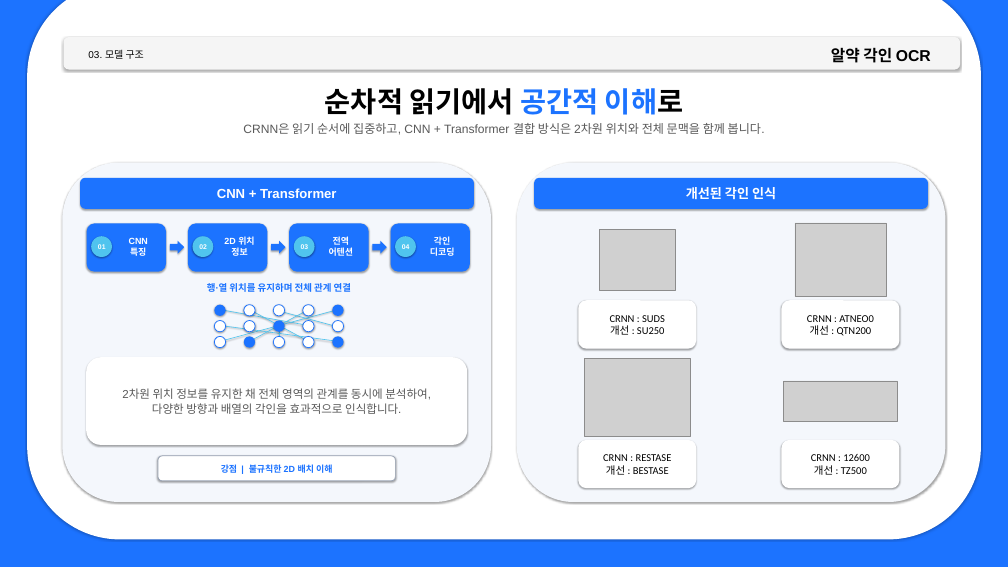
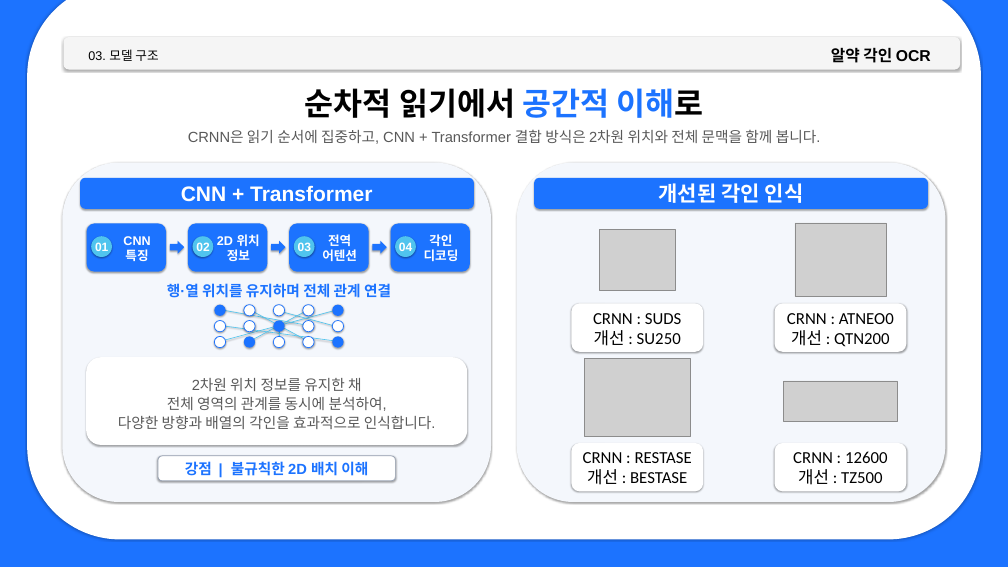
Before and after one commit to dx83/deeplearning_documents, a slide deck: slide 8 of project2/ppt_proj2.pptx (slide 7 before the commit). Drawn at 1008x567 pixels with LibreOffice and Linux fonts; fonts in the diff are those of the drawing; grey boxes stand for pictures. Boxes give left, top, right and bottom in pixels: in the first picture for what was removed or moved away, otherwise in the second. Text is boxed around its words. In the diff, an @@ line names an element or a change of style, - is before the commit and + after.

```diff
--- a/project2/ppt_proj2.pptx
+++ b/project2/ppt_proj2.pptx
@@ text "03. 모델 구조" at (88,49,158,61): size 19 to 24 pt @@
@@ text "순차적 읽기에서 공간적 이해로" at (305,88,703,118): size 54 to 60 pt @@
@@ text "CRNN은 읽기 순서에 집중하고, CNN ...": place and size @@
-text "CRNN은 읽기 순서에 집중하고, CNN ..." at (243,123,765,135)
+text "CRNN은 읽기 순서에 집중하고, CNN ..." at (188,130,821,144)
@@ text "CRNN은 읽기 순서에 집중하고, CNN ..." at (188,130,821,144): size 23 to 28 pt @@
@@ text "CNN + Transformer" at (181,185,372,202): size 25 to 40 pt @@
@@ text "개선된 각인 인식" at (659,183,804,203): size 25 to 40 pt @@
@@ size 17 to 24 pt in 4 elements at (322,234,357,261), (424,234,459,261), (123,236,150,261), (217,234,260,261) @@
@@ size 13 to 23 pt in 4 elements at (399,242,412,251), (95,242,108,251), (196,243,209,251), (298,242,311,251) @@
@@ text "행·열 위치를 유지하며 전체 관계 ..." at (167,283,391,298): size 18 to 28 pt @@
@@ size 20 to 32 pt in 4 elements at (774,443,906,491), (571,443,703,491), (774,303,906,352), (571,303,703,352) @@
@@ rounded rectangle "CRNN : SUDS": place and size @@
-rounded rectangle "CRNN : SUDS" at (578,300,696,348)
+rounded rectangle "CRNN : SUDS" at (571,303,703,352)
@@ rounded rectangle "CRNN : ATNEO0": place and size @@
-rounded rectangle "CRNN : ATNEO0" at (781,300,899,348)
+rounded rectangle "CRNN : ATNEO0" at (774,303,906,352)
@@ text "2차원 위치 정보를 유지한 채": place and size @@
-text "2차원 위치 정보를 유지한 채" at (122,388,431,414)
+text "2차원 위치 정보를 유지한 채" at (118,378,436,429)
@@ text at (167,378,387,411): text changed; size 22 to 28 pt @@
-2차원 위치 정보를 유지한 채 전체 영역의 관계를 동시에 분석하여,
+2차원 위치 정보를 유지한 채
+전체 영역의 관계를 동시에 분석하여,
@@ text at (118,415,436,429): size 22 to 28 pt in "다양한 방향과 배열의 각인을 효과적으로 인식합니다." @@
@@ rounded rectangle "CRNN : RESTASE": place and size @@
-rounded rectangle "CRNN : RESTASE" at (578,440,696,488)
+rounded rectangle "CRNN : RESTASE" at (571,443,703,491)
@@ rounded rectangle "CRNN : 12600": place and size @@
-rounded rectangle "CRNN : 12600" at (781,440,899,488)
+rounded rectangle "CRNN : 12600" at (774,443,906,491)
@@ text "강점 | 불규칙한 2D 배치 ..." at (185,461,368,476): size 17 to 28 pt @@
```
Also in this commit, not shown: 5 other slides changed, 1 slide added, 3 other files.
